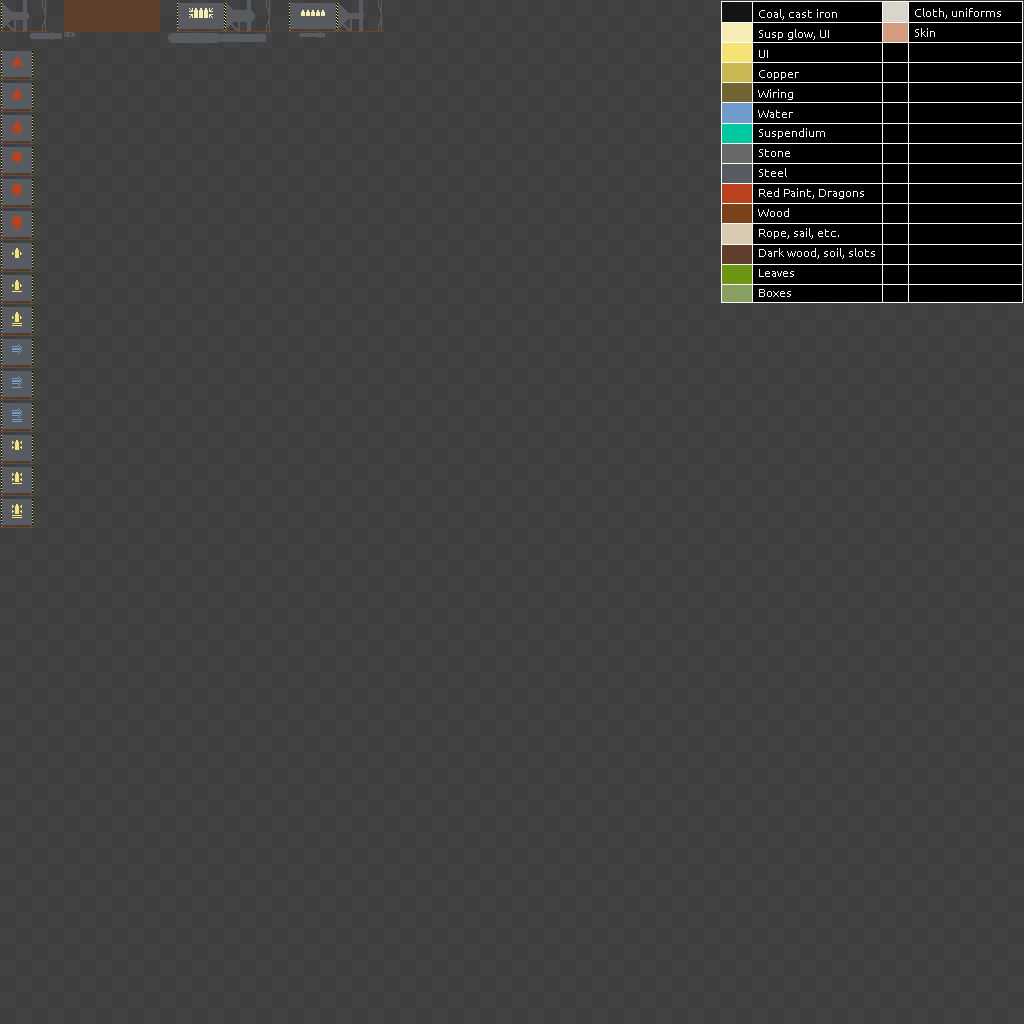
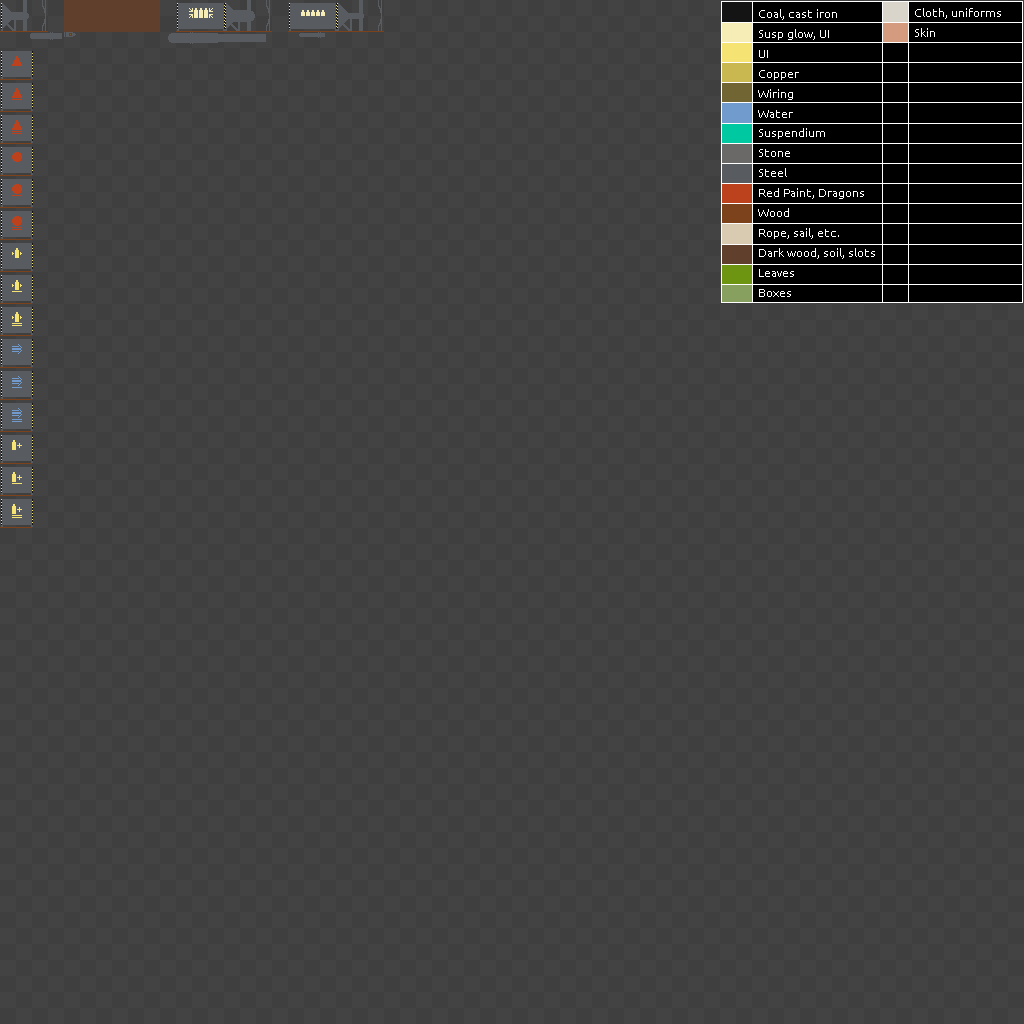
Comparing the layer stacks of the two 1024 × 1024 images. Changes:
painted on "my_spritesheet" over (12, 440, 22, 514)
